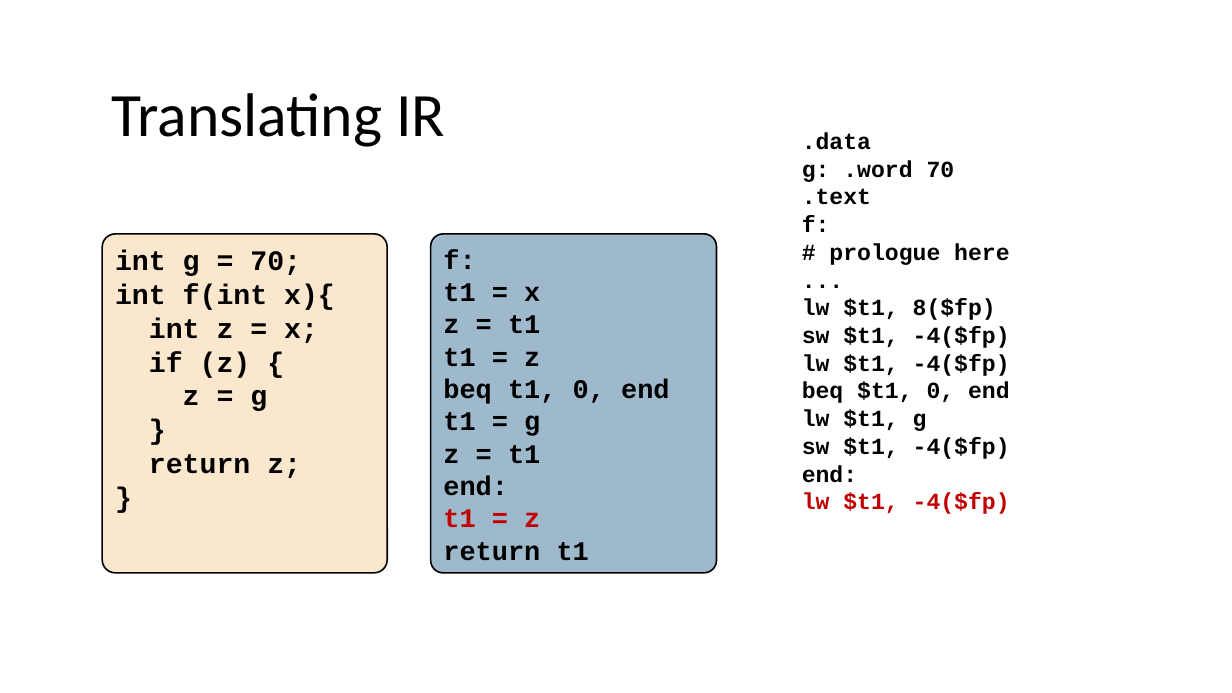
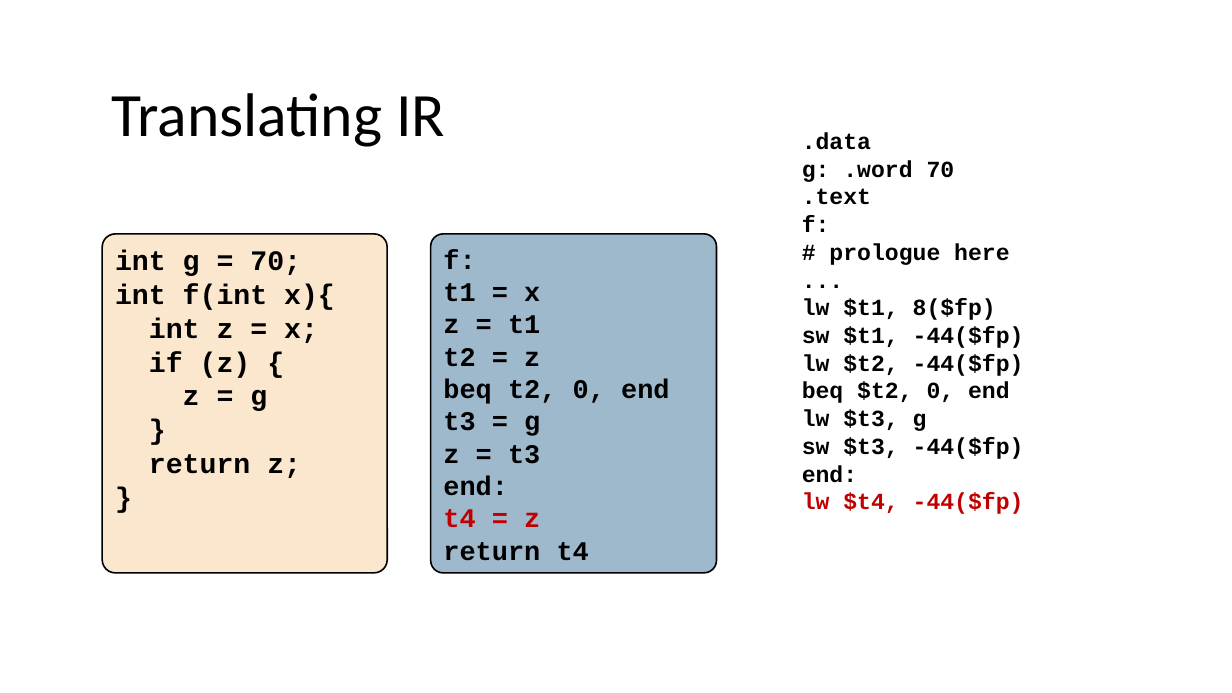
Before and after one commit to nivshani/compilation, a slide deck: slide 65 of slides/codegen.pptx. Drawn at 1232x693 pixels with LibreOffice and Linux fonts; fonts in the diff are those of the drawing. Boxes give left, top, right and bottom in pixels: in the first picture for what was removed or moved away, otherwise in the second. Text is boxed around its words. In the diff, an @@ line names an element or a change of style, - is before the commit and + after.

```diff
--- a/slides/codegen.pptx
+++ b/slides/codegen.pptx
@@ text at bbox=[802, 326, 1024, 459]: text changed @@
-sw $t1, -4($fp)
-lw $t1, -4($fp)
-beq $t1, 0, end
-lw $t1, g
-sw $t1, -4($fp)
+sw $t1, -44($fp)
+lw $t2, -44($fp)
+beq $t2, 0, end
+lw $t3, g
+sw $t3, -44($fp)
@@ text in rounded rectangle at bbox=[443, 348, 669, 464]: text changed @@
-t1 = z
-beq t1, 0, end
-t1 = g
-z = t1
+t2 = z
+beq t2, 0, end
+t3 = g
+z = t3
@@ text in rounded rectangle at bbox=[443, 509, 589, 561]: text changed @@
-t1 = z
-return t1
+t4 = z
+return t4
@@ text at bbox=[802, 493, 1024, 514]: text changed @@
-lw $t1, -4($fp)
+lw $t4, -44($fp)
```
Also in this commit, not shown: 14 other slides changed, 1 other file.
